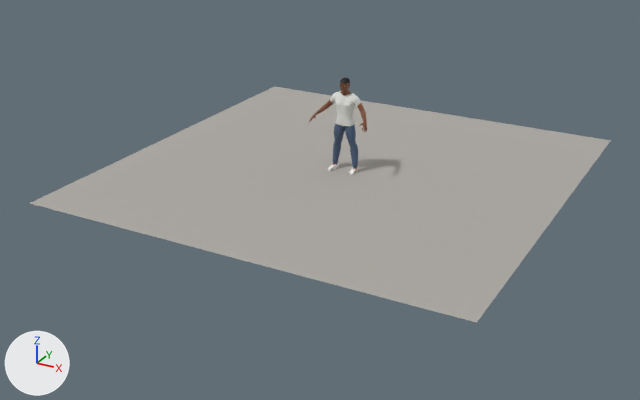
The Blender file characters/source/awd_male_prototype.blend, before and after one commit.
Camera for both pictures: a 50 mm lens placed at (7.02, -13.75, 6.13), pointed at (-0.23, -0.55, -0.47). Every picture has the same lights, and +X, +Y and +Z are marked at lower left. The older version comes first.

Names of what the first picture shows: 'AWD_Bottom_jeans', 'AWD_Floor', 'AWD_Top_tee' and 3 more.
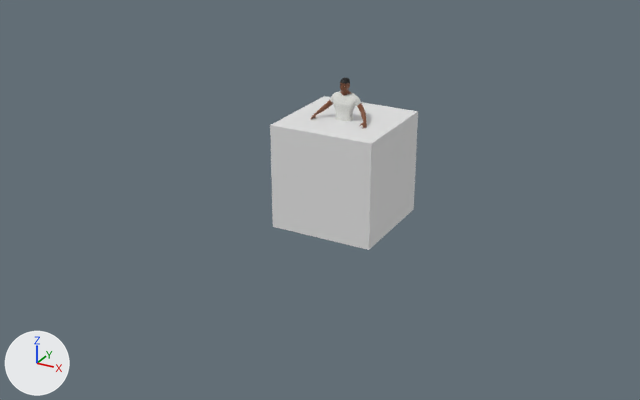
Where the change shows, as pixel boxes [x1, y1, x2, y2] in the pictures (640 x 400 px):
'AWD_Floor', deleted: before [30, 86, 611, 323]
'Cube', added: after [270, 96, 418, 250]

What the commit changed:
Material 'Material' (mat_material) is new.
Its base color is (0.8, 0.8, 0.8) (white #e7e7e7).
Mesh me_cube is new.
It is a box spanning x -1.0..1.0, y -1.0..1.0, z -1.0..1.0.
It uses material mat_material (white #e7e7e7).
Object 'AWD_Floor' (ob_awd_floor) is deleted.
Object 'Cube' (ob_cube) is new; it shows me_cube.
Its location is (0.0, 0.0, 0.0).
